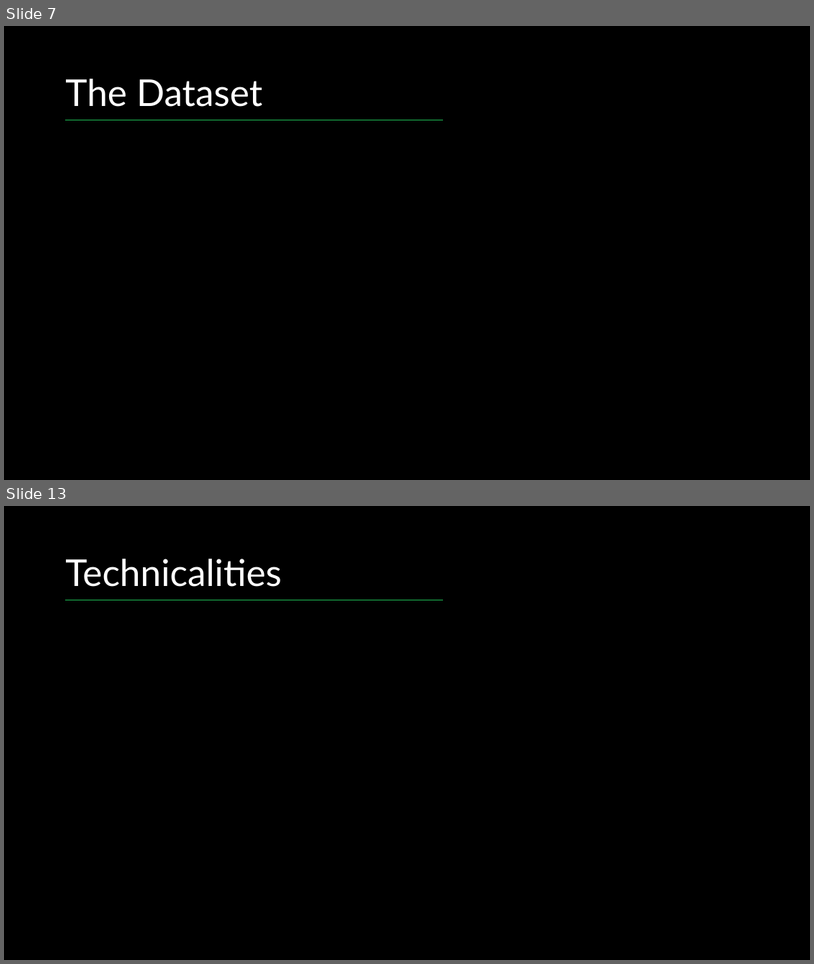
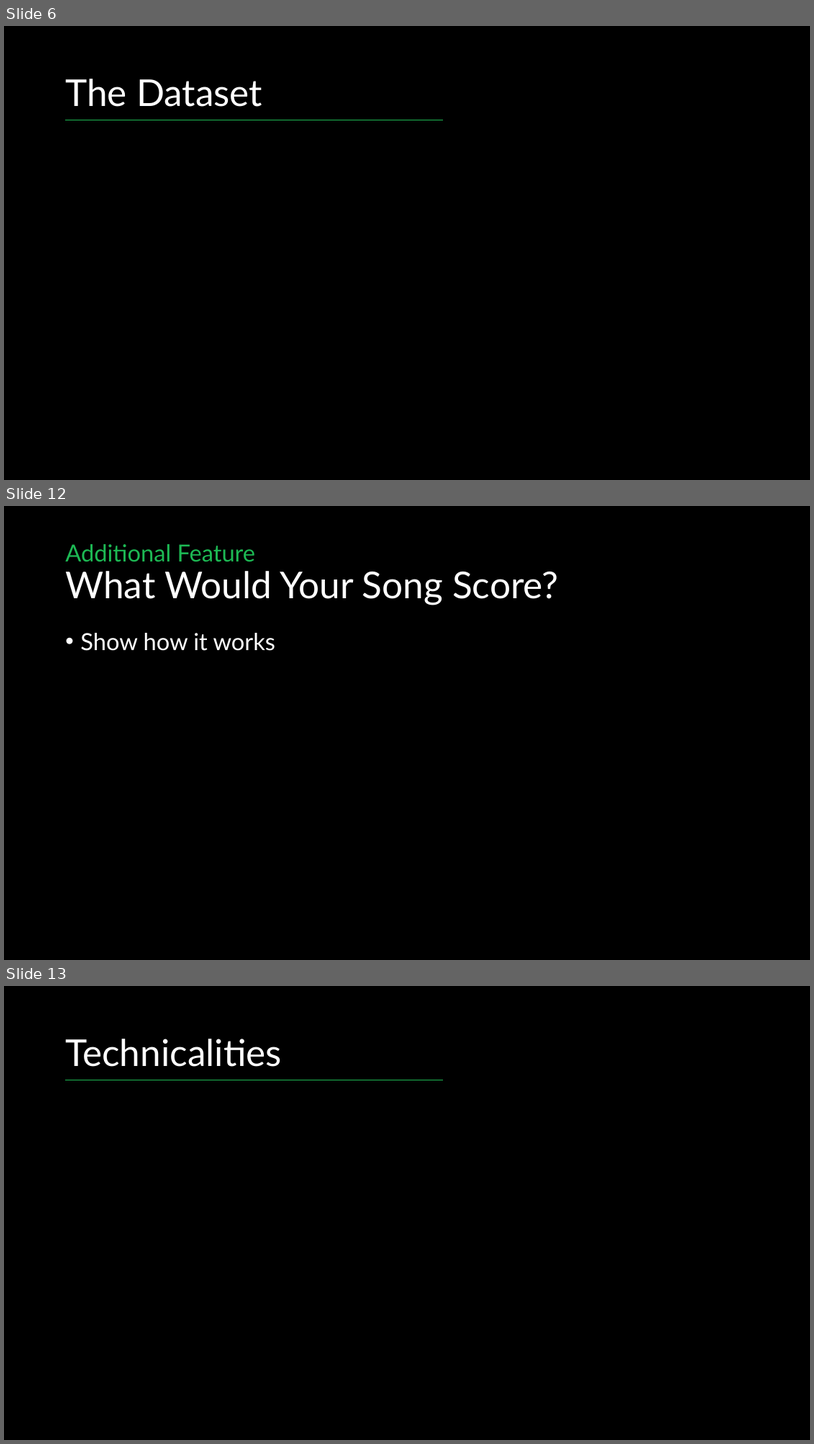
Before and after one commit to podsv-fs26-ad24/ad24-1-fancyproject, a slide deck: presentation.pptx. Shown one above the other, each under a label of ours: slides 7 and 13 before the commit, slides 6, 12 and 13 after it; the slides between them are not shown. The pictures are 814x964 and 814x1444 pixels, drawn with LibreOffice and Linux fonts; fonts in the diff are those of the drawing. Boxes give left, top, right and bottom in pixels: in the first picture for what was removed or moved away, otherwise in the second. Text is boxed around its words. In the diff, an @@ line names an element or a change of style, - is before the commit and + after.

```diff
--- a/presentation.pptx
+++ b/presentation.pptx
@@ slide 12 added at box(4, 506, 810, 960), background #000000 @@
@@ title added at box(65, 544, 558, 605), 44 pt, text #FFFFFF @@
+Additional Feature
+What Would Your Song Score?
@@ text added at box(80, 633, 275, 651), 28 pt, text #FFFFFF @@
+• Show how it works
@@ what was slide 7 is now slide 6 @@
```
Also in this commit, not shown: 7 slides changed, 1 slide removed.
